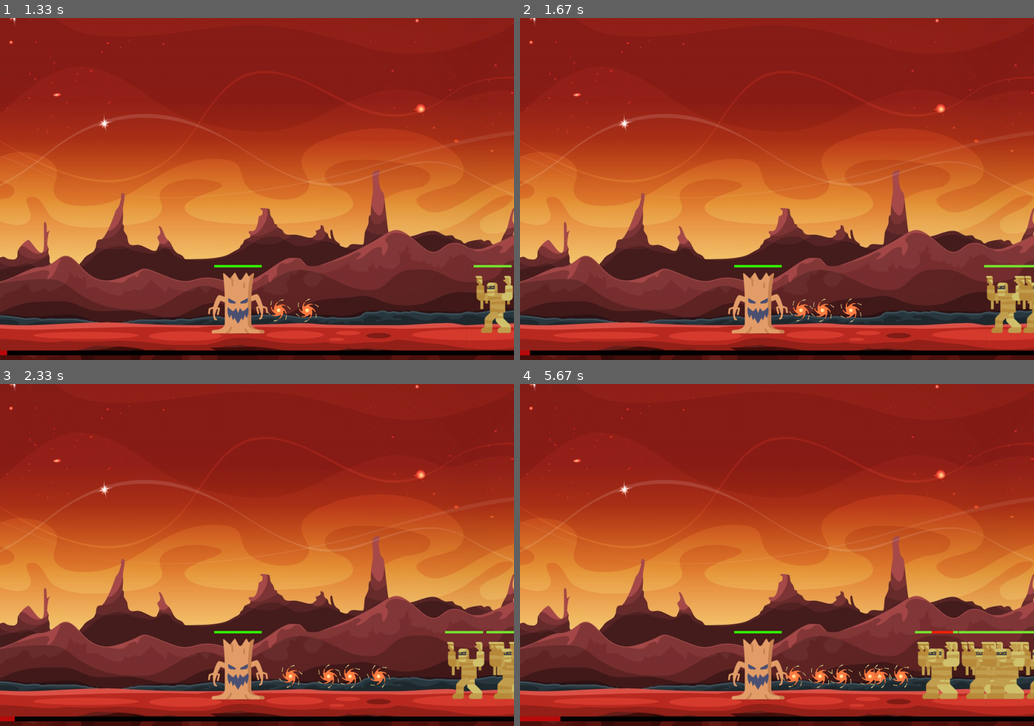
Above: before the commit, frames 1-4 (two rows, left to right).
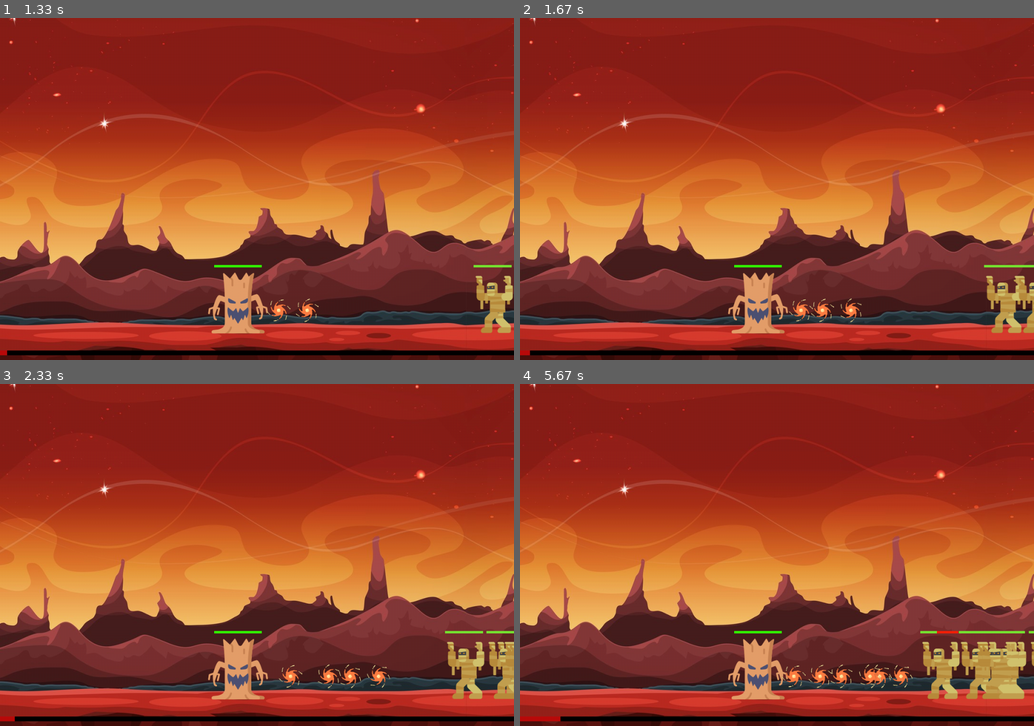
Above: after the commit, the same moments.

Repository: Baptiste-Bachelier/shooter_pygame
Game: pygame game, started from main.py
Same seed, same stepped clock (60 frames per second), same inputs: the game is played once before the commit and once after it.
Inputs (mouse positions are in pixels of both pictures, inside the frame that each line leads up to):
- Up to frame 1 (1.33 s): click (257, 189) at 0.38 s; tap Z at 0.67, 1.07 s
- Up to frame 2 (1.67 s): tap Z at 1.37 s; click (838, 219) at 1.55 s
- Up to frame 3 (2.33 s): tap Z at 1.9 s; click (262, 589) at 2.22 s
- Up to frame 4 (5.67 s): tap Z at 2.57, 2.87, 3.07, 3.37, 3.63, 3.97, 4.27, 4.4, 4.8, 5.1, 5.47 s

Frame 1 is identical in both runs. In frame 2, less than 0.1% of the frame differs, in the area x 98-100%, y 75-93%; in frame 3, 0.2%; in frame 4, 1.1%, in the area x 76-100%, y 72-93%.

Commit message:
bar de comet_fall retombe a 0 quand self.percent atteind 100

Diff:
--- a/comete_event.py
+++ b/comete_event.py
@@ -8,6 +8,8 @@
 
     def add_percent(self):
         self.percent += self.percent_speed/100
+        if self.percent >= 100:
+            self.percent = 0
 
     def update_comet_bar(self, surface):
         self.add_percent()
--- a/game.py
+++ b/game.py
@@ -16,10 +16,8 @@
 
     def start(self):
         self.is_running = True
-        self.spawn_monster()
-        self.spawn_monster()
-        self.spawn_monster()
-        self.spawn_monster()
+        for i in range(3):
+            self.spawn_monster()
 
     def game_over(self):
         self.all_monster = pygame.sprite.Group()
